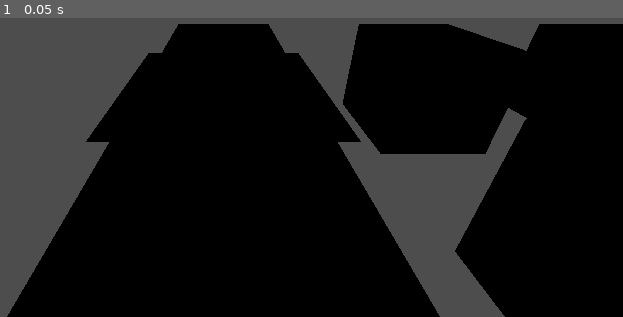
Above: before the commit, frame 1.
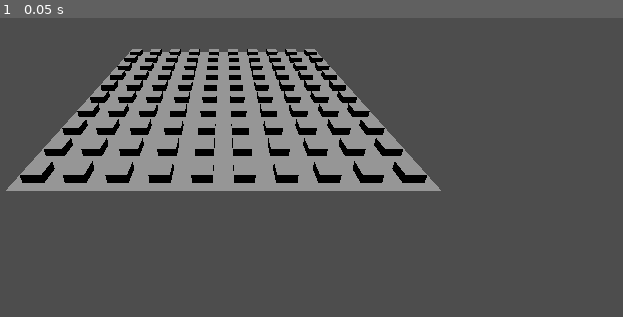
Above: after the commit, the same moment.

Repository: balaborde/Solar-Bloom
Game: Godot game, scene res://plateau.tscn
Two runs of this game, one before a commit and one after it. Both use one fixed random seed, a clock stepped at 60 frames per second and the inputs below.
Inputs:
- Up to frame 1 (0.05 s): no input

The runs differ from the first frame. In frame 1, 74% of the frame differs, in the area x 0-100%, y 2-100%.

Commit message:
working grid with adjusted camera pos.

Diff:
--- a/case.tscn
+++ b/case.tscn
@@ -5,4 +5,5 @@
 [node name="Case" type="Node3D"]
 
 [node name="MeshInstance3D" type="MeshInstance3D" parent="."]
+transform = Transform3D(0.1, 0, 0, 0, 0.1, 0, 0, 0, 0.1, 0, 0, 0)
 mesh = SubResource("BoxMesh_tf60s")
--- a/plateau.gd
+++ b/plateau.gd
@@ -2,12 +2,13 @@
 
 var case_scene = preload("res://case.tscn")
 var grid_size = 10
-var spacing = 2.0
+var spacing = .2
+var clamp = .1
 
 func _ready():
 	for x in range(grid_size):
 		for z in range(grid_size):
-			var pos = Vector3(x * spacing, 0, z * spacing)
+			var pos = Vector3(x * spacing + clamp, 0, z * spacing + clamp)
 			instCase(pos)
 
 func instCase(pos):
--- a/plateau.tscn
+++ b/plateau.tscn
@@ -11,6 +11,7 @@
 script = ExtResource("1_ckacb")
 
 [node name="MeshInstance3D" type="MeshInstance3D" parent="."]
+transform = Transform3D(1, 0, 0, 0, 1, 0, 0, 0, 1, 1, 0, 1)
 mesh = SubResource("PlaneMesh_623v0")
 
 [node name="StaticBody3D" type="StaticBody3D" parent="MeshInstance3D"]
@@ -19,4 +20,7 @@
 shape = SubResource("ConcavePolygonShape3D_1nopd")
 
 [node name="Camera3D" type="Camera3D" parent="."]
-transform = Transform3D(1, 0, 0, 0, 0.895983, 0.444088, 0, -0.444088, 0.895983, 0, 1.26418, 2.74243)
+transform = Transform3D(1, 0, 0, 0, 0.895983, 0.444088, 0, -0.444088, 0.895983, 1, 1, 3)
+
+[node name="DirectionalLight3D" type="DirectionalLight3D" parent="."]
+transform = Transform3D(1, 0, 0, 0, -4.37114e-08, 1, 0, -1, -4.37114e-08, 0, 5.24163, 0)
